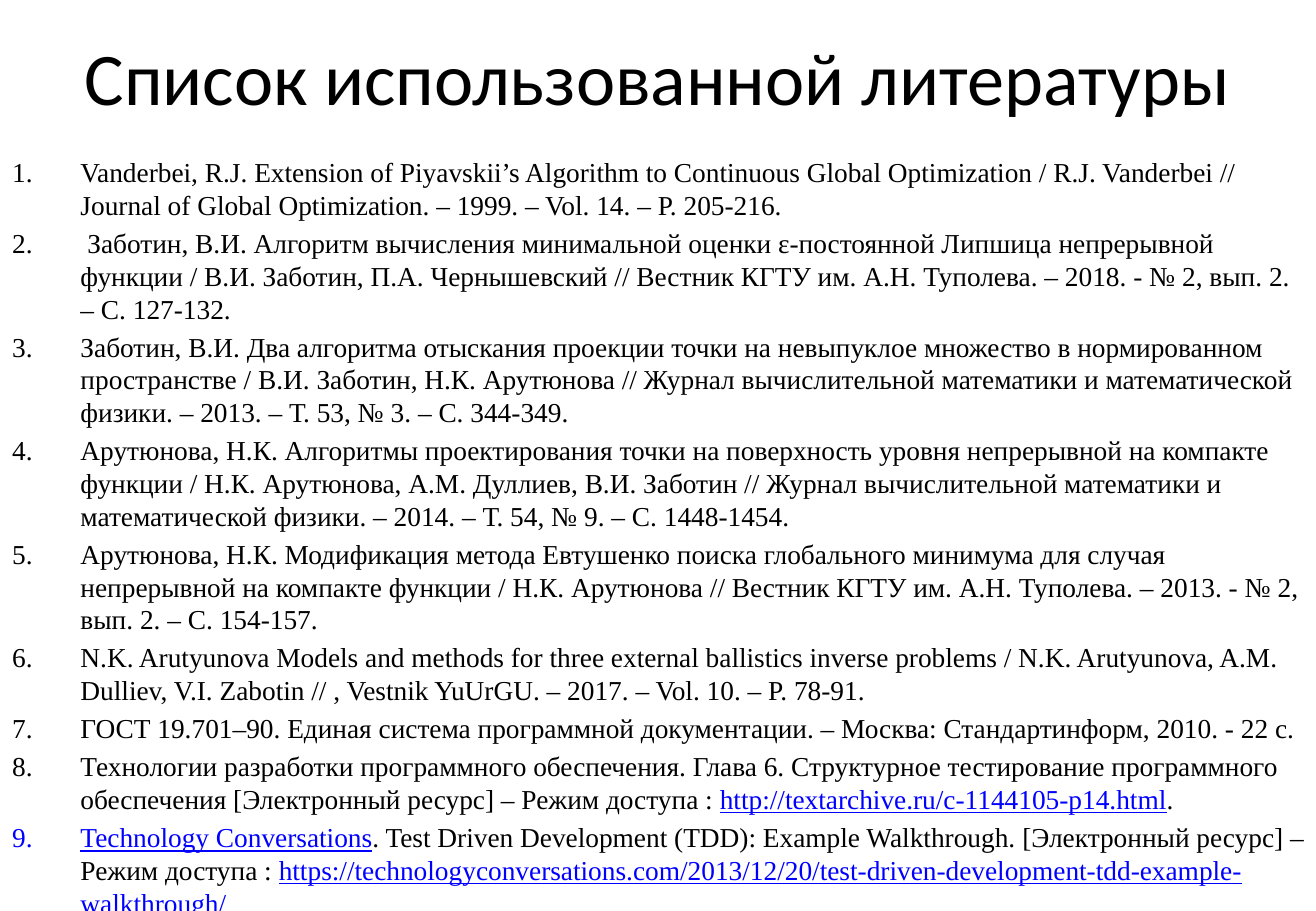
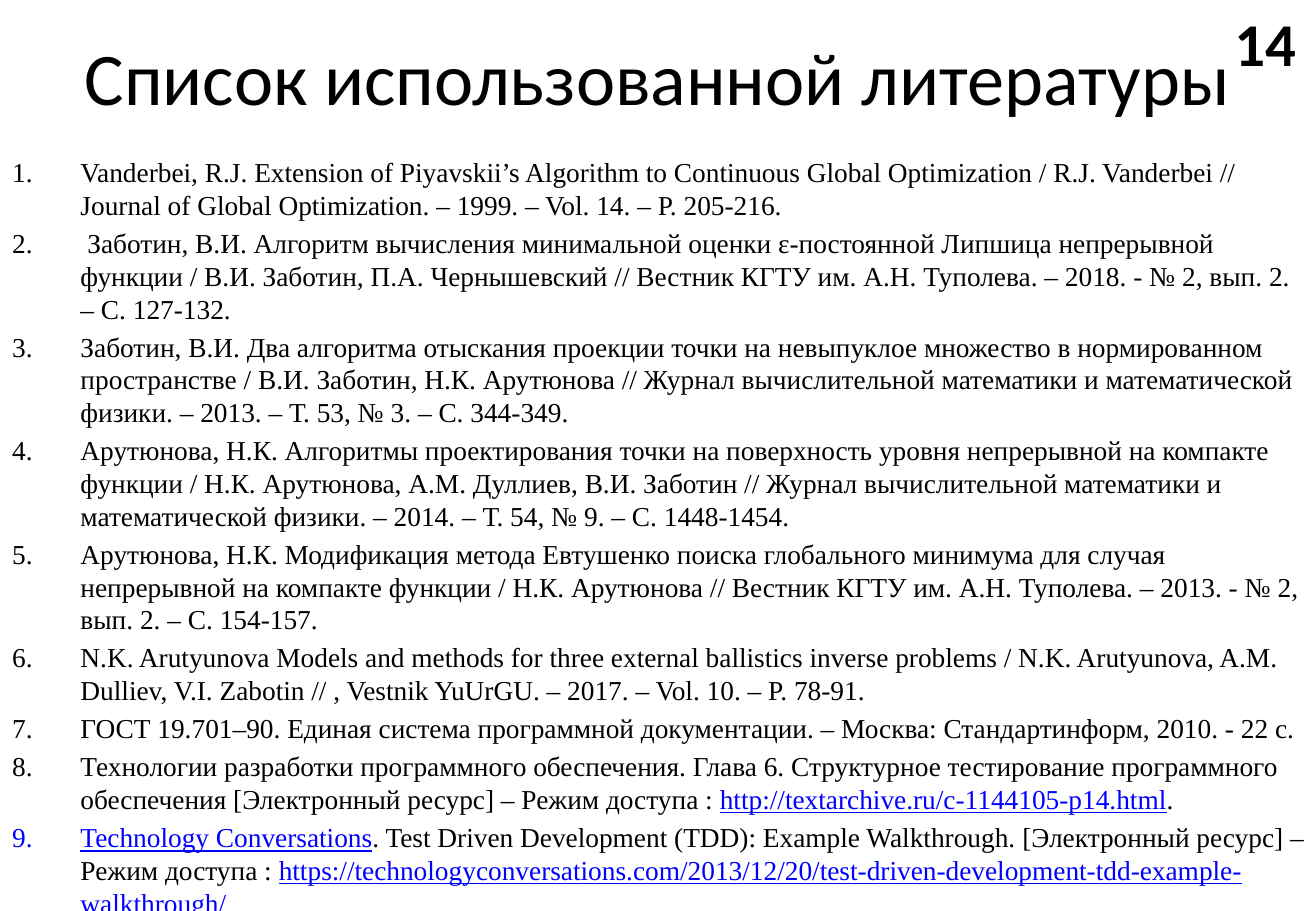
Before and after one commit to EgoPingvina/LipshMinimization, a slide deck: slide 17 of Documentation/Презентация Бирюков 4412.pptx. Drawn at 1316x911 pixels with LibreOffice and Linux fonts; fonts in the diff are those of the drawing. Boxes give left, top, right and bottom in pixels: in the first picture for what was removed or moved away, otherwise in the second. Text is boxed around its words. In the diff, an @@ line names an element or a change of style, - is before the commit and + after.

```diff
--- a/Documentation/Презентация Бирюков 4412.pptx
+++ b/Documentation/Презентация Бирюков 4412.pptx
@@ text added at box(1234, 26, 1296, 66), 36 pt, text #000000, bold @@
+14
```
Also in this commit, not shown: 4 other slides changed.
